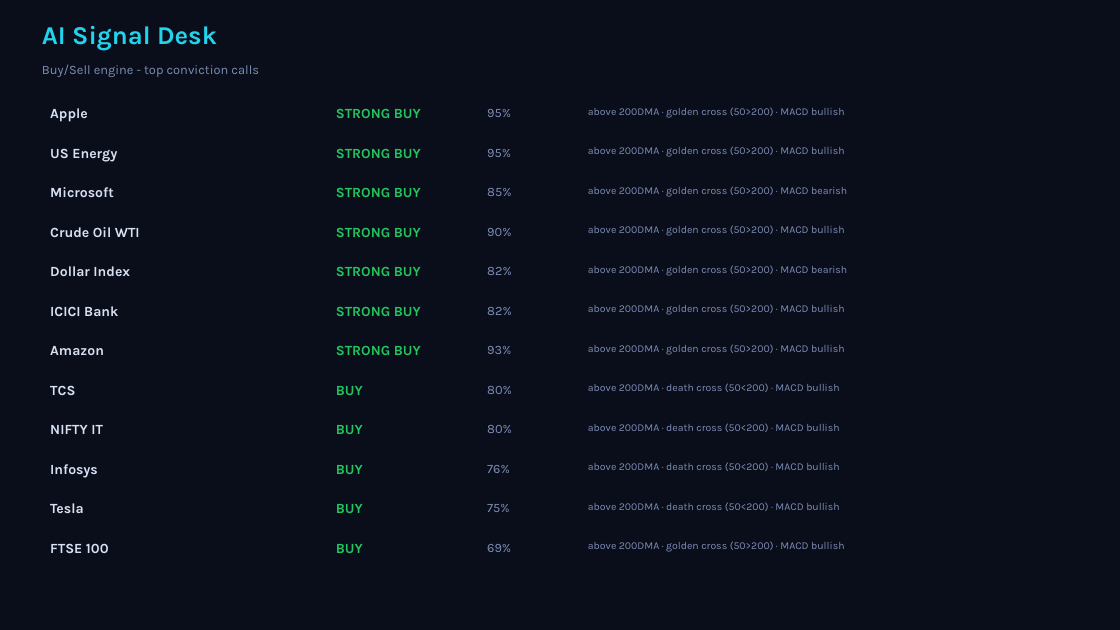
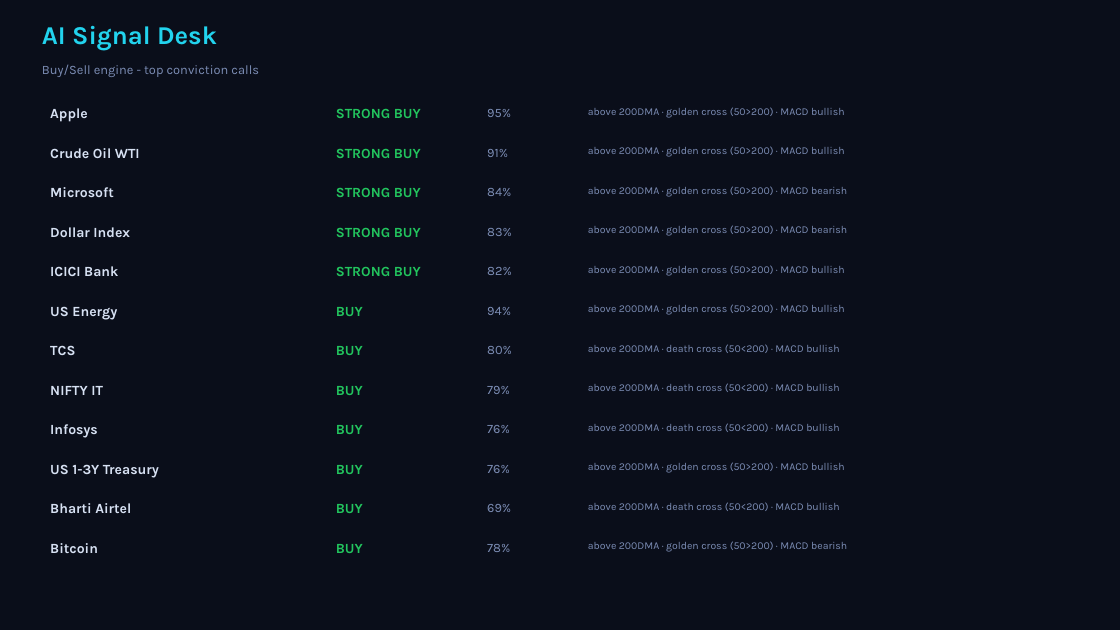
Before and after one commit to Pravkum23/pmr-terminal, a slide deck: slide 4 of docs/pmr_daily.pptx. Drawn at 1120x630 pixels with LibreOffice and Linux fonts; fonts in the diff are those of the drawing. Boxes give left, top, right and bottom in pixels: in the first picture for what was removed or moved away, otherwise in the second. Text is boxed around its words. In the diff, an @@ line names an element or a change of style, - is before the commit and + after.

```diff
--- a/docs/pmr_daily.pptx
+++ b/docs/pmr_daily.pptx
@@ text "Crude Oil WTI": place and size @@
-text "Crude Oil WTI" at (50, 227, 140, 237)
+text "Crude Oil WTI" at (50, 148, 140, 158)
@@ text at (487, 149, 508, 157): text changed @@
-95%
+91%
@@ text at (487, 188, 511, 196): text changed @@
-85%
+84%
@@ text at (487, 228, 512, 236): text changed @@
-90%
+83%
@@ text at (588, 225, 847, 236): text changed @@
-above 200DMA · golden cross (50>200) · MACD bullish
+above 200DMA · golden cross (50>200) · MACD bearish
@@ text at (588, 265, 844, 276): text changed @@
-above 200DMA · golden cross (50>200) · MACD bearish
+above 200DMA · golden cross (50>200) · MACD bullish
@@ text "US Energy": place and size @@
-text "US Energy" at (50, 148, 117, 162)
+text "US Energy" at (50, 306, 117, 320)
@@ text at (336, 307, 363, 316): text changed @@
-STRONG BUY
+BUY
@@ text at (487, 307, 511, 315): text changed @@
-82%
+94%
@@ text removed at (50, 346, 104, 355) @@
-Amazon
@@ text at (336, 346, 363, 355): text changed @@
-STRONG BUY
+BUY
@@ 7 texts: place and size @@
-7 texts at (50, 266, 512, 552)
+7 texts at (50, 227, 512, 512)
@@ text removed at (487, 346, 511, 354) @@
-93%
@@ text at (588, 344, 839, 353): text changed @@
-above 200DMA · golden cross (50>200) · MACD bullish
+above 200DMA · death cross (50<200) · MACD bullish
@@ text added at (487, 386, 510, 394), 11 pt, text #7C8DB5 @@
+79%
@@ text at (487, 425, 510, 433): text changed @@
-80%
+76%
@@ text added at (50, 464, 159, 478), 12 pt, text #D7E1F3, bold @@
+US 1-3Y Treasury
@@ text at (588, 462, 844, 473): text changed @@
-above 200DMA · death cross (50<200) · MACD bullish
+above 200DMA · golden cross (50>200) · MACD bullish
@@ text at (50, 503, 131, 513): text changed @@
-Tesla
+Bharti Airtel
@@ text removed at (487, 504, 510, 512) @@
-75%
@@ text at (50, 543, 98, 553): text changed @@
-FTSE 100
+Bitcoin
@@ text added at (487, 544, 510, 552), 11 pt, text #7C8DB5 @@
+78%
@@ text at (588, 541, 847, 552): text changed @@
-above 200DMA · golden cross (50>200) · MACD bullish
+above 200DMA · golden cross (50>200) · MACD bearish
```
Also in this commit, not shown: 3 other slides changed, 3 other files.
